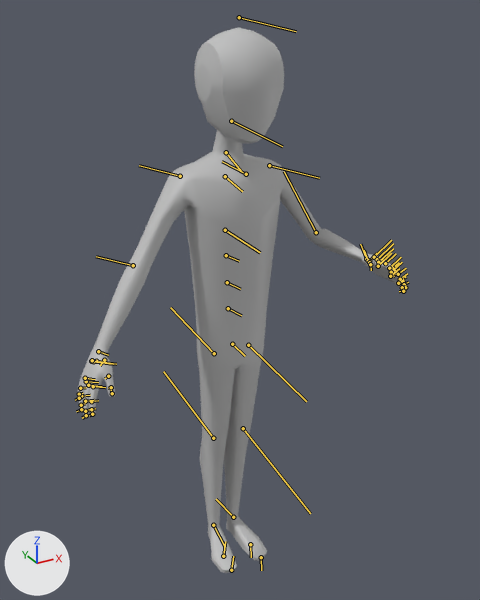
What one commit did to the FBX model Assets/LeapMotionModules/Hands/Models/Avatars/LeapBodyPresenceTest/LeapBodyExperiment_00.fbx.
The view is the same before and after, from a 50 mm camera at (-0.883, -1.636, 1.817) aimed at (0.004, -0.025, 1.011). Arrows for +X, +Y and +Z are at lower left; the lights stay in place. Both versions are drawn at frame 11 of the action 'Take 001'; the numbers are the values there. The bones that bend it are drawn over the model as lines.

Names of what the first picture shows: 'Leap_Body'.
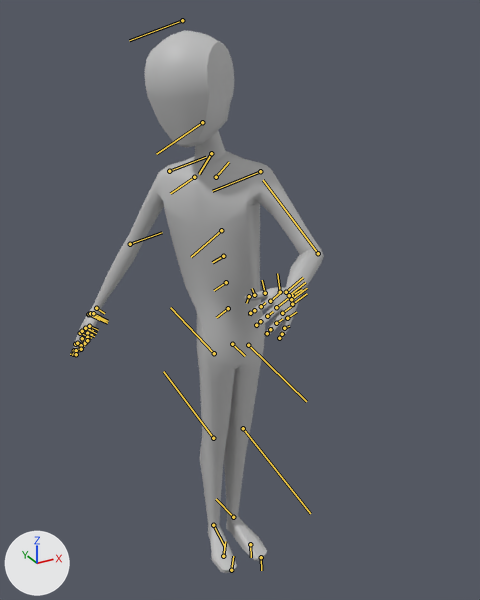
What changed in the scene script:
```text
Change bone_spine1_m:
    where bone_spine1_m = bpy.data.objects['Leap_Body_Skeleton'].pose.bones['Spine1_M']  # child of 'Root_M'
    bone_spine1_m.rotation_quaternion: (1.0, 0.0, 0.0, 0.0) -> (0.899, -0.438, 0.0, 0.0)  # degrees (0, 0, 0) -> degrees (-52, 0, 0)
```

Changed parts and their boxes (x1, y1, x2, y2) in the pictures (480 x 600 px):
'Leap_Body', posed (24% narrower)
    before: (78, 27, 407, 573)
    after: (73, 30, 324, 573)
bone 'Spine1_M', root to tip
    before: (228, 308) to (241, 315)
    after: (228, 308) to (216, 317)
